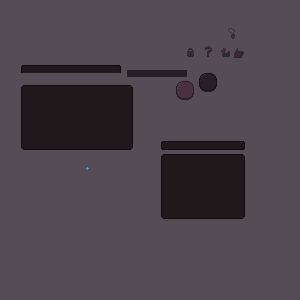
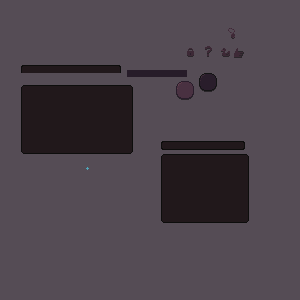
The second 300 × 300 image is a revision of the first. Changes to its layers:
painted on "InventoryGridContainer.png" over box(161, 154, 249, 223)
painted on "InventoryInfoContainer.png" over box(21, 148, 133, 154)
